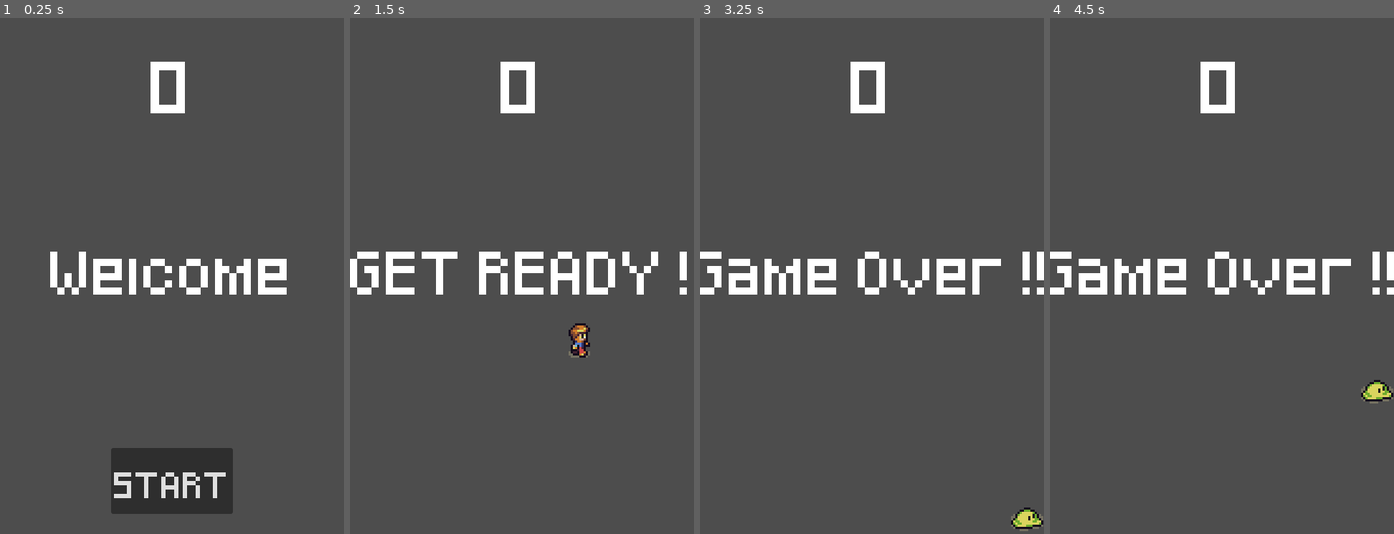
Above: before the commit, frames 1-4 (left to right).
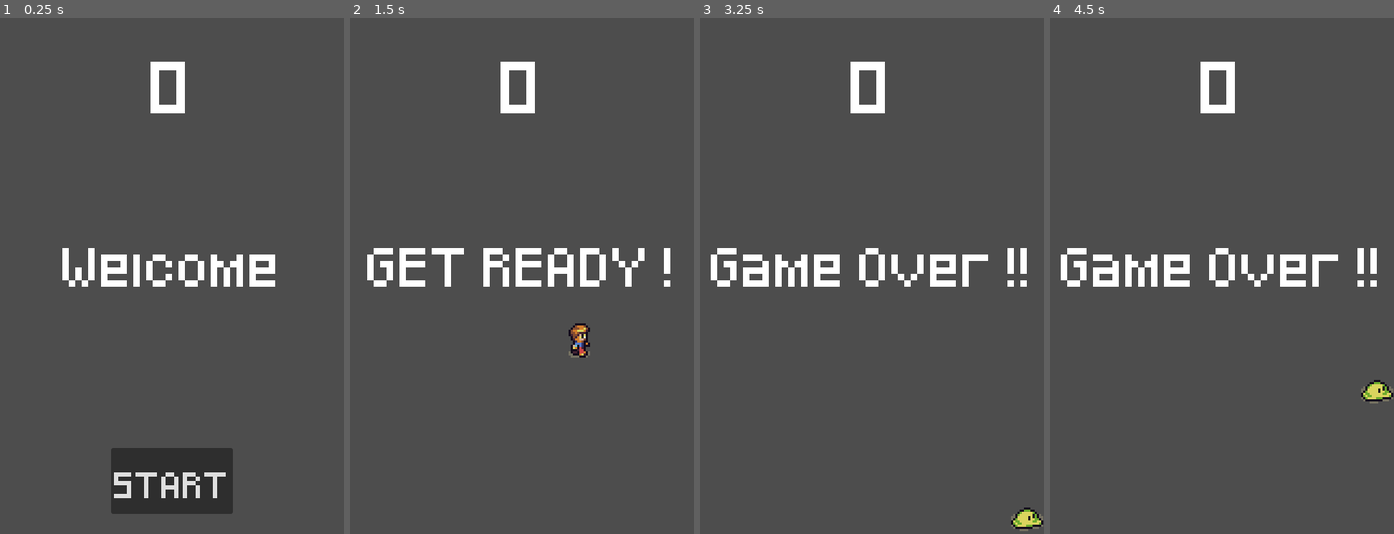
Above: after the commit, the same moments.

Repository: ThomNardou/firstGame-Godot
Game: Godot game, scene res://scenes/main.tscn
Two runs of this game, one before a commit and one after it. Both use one fixed random seed, a clock stepped at 60 frames per second and the inputs below.
Inputs:
- Up to frame 1 (0.25 s): no input
- Up to frame 2 (1.5 s): click "START" at 0.5 s; tap Enter at 1.25 s; hold Right (move_right) from 1.28 s (still down)
- Up to frame 3 (3.25 s): release Right (move_right) at 2.03 s; hold Down (down) 2.03-2.78 s; hold Right (move_right) from 2.78 s (still down)
- Up to frame 4 (4.5 s): release Right (move_right) at 3.53 s; hold Up (up) 3.53-4.28 s; hold Left (move_left) from 4.28 s (still down)

The runs differ from the first frame. In frame 1, 3.1% of the frame differs, in the area x 14-84%, y 44-54%; in frame 2, 4.0%, in the area x 0-98%, y 44-54%; in frame 3, 3.8%; in frame 4, 3.8%.

Commit message:
oublie

Diff:
--- a/scenes/hud.tscn
+++ b/scenes/hud.tscn
@@ -33,7 +33,7 @@
 grow_horizontal = 2
 grow_vertical = 2
 theme_override_fonts/font = ExtResource("2_7e27o")
-theme_override_font_sizes/font_size = 50
+theme_override_font_sizes/font_size = 45
 text = "Welcome"
 
 [node name="StartButton" type="Button" parent="."]
